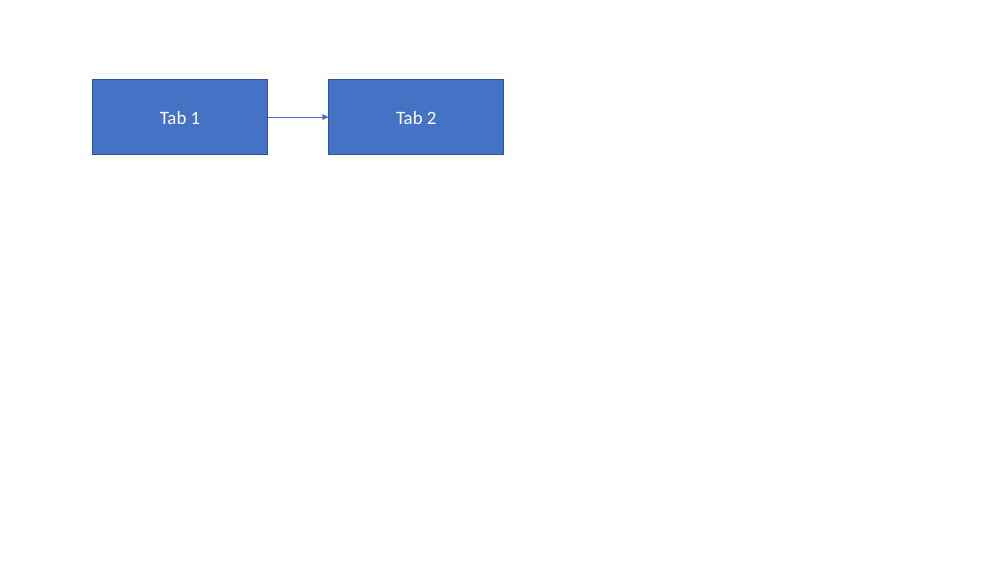
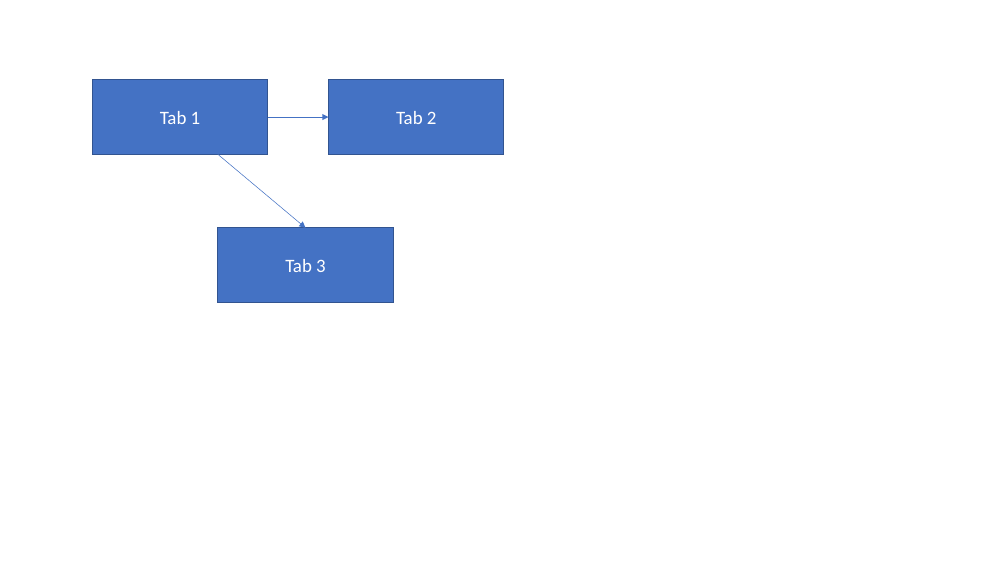
Before and after one commit to annamartins15/1TSCG--data-governance, a slide deck: slide 1 of PastaDocumentosProjeto/ModeloRelacional.pptx. Drawn at 1008x567 pixels with LibreOffice and Linux fonts; fonts in the diff are those of the drawing. Boxes give left, top, right and bottom in pixels: in the first picture for what was removed or moved away, otherwise in the second. Text is boxed around its words. In the diff, an @@ line names an element or a change of style, - is before the commit and + after.

Commit message:
inclusão nova tab no modelo relacional

```diff
--- a/PastaDocumentosProjeto/ModeloRelacional.pptx
+++ b/PastaDocumentosProjeto/ModeloRelacional.pptx
@@ arrow added from (218, 154) to (306, 228), #4472C4 0.5 pt @@
@@ rectangle added at (x1=218, y1=228, x2=393, y2=302), fill #4472C4, outline #325491 1 pt, 18 pt, text #FFFFFF @@
+Tab 3
```
